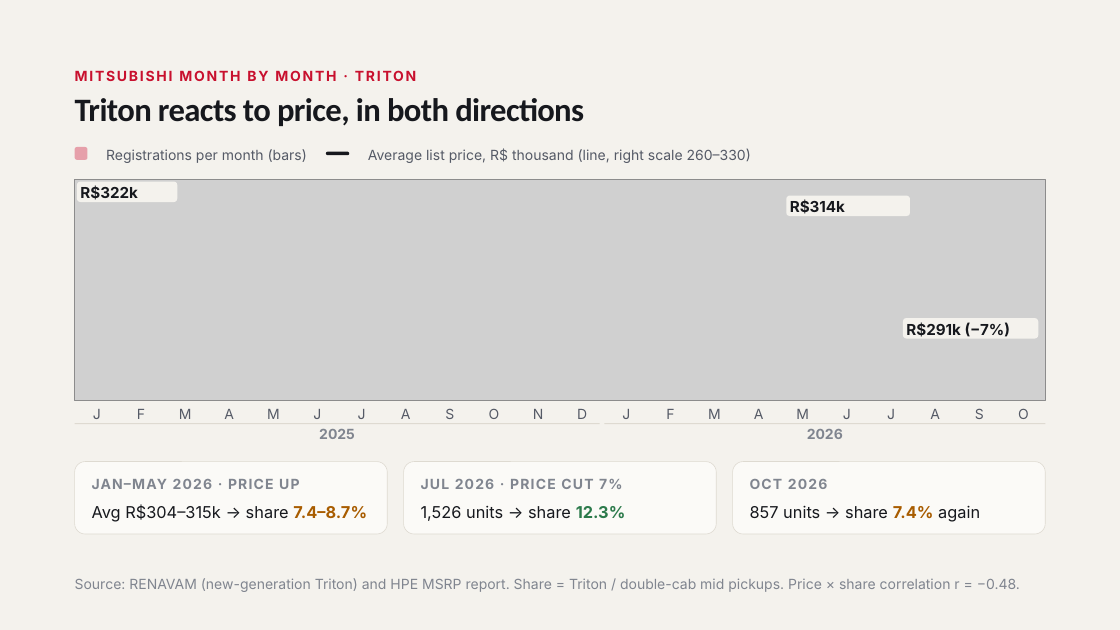
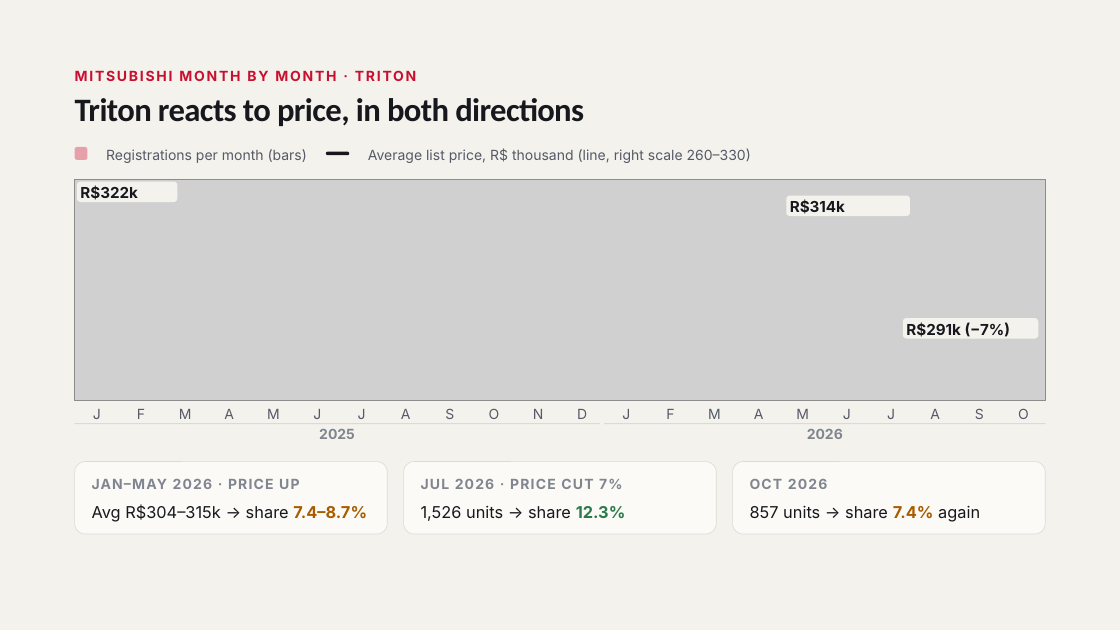
Before and after one commit to FLeone2/mercado-atlas, a slide deck: slide 32 of Mitsubishi_Brazil_Market_Network_Nov2026.pptx (slide 29 before the commit). Drawn at 1120x630 pixels with LibreOffice and Linux fonts; fonts in the diff are those of the drawing; grey boxes stand for pictures. Boxes give left, top, right and bottom in pixels: in the first picture for what was removed or moved away, otherwise in the second. Text is boxed around its words. In the diff, an @@ line names an element or a change of style, - is before the commit and + after.

```diff
--- a/Mitsubishi_Brazil_Market_Network_Nov2026.pptx
+++ b/Mitsubishi_Brazil_Market_Network_Nov2026.pptx
@@ text removed at bbox=[75, 578, 1020, 592] @@
-Source: RENAVAM (new-generation Triton) and HPE MSRP report. Share = Triton / double-cab mid pickups. Price × share correlation r = −0.48.
```
Also in this commit, not shown: 37 other slides changed, 3 slides added.
